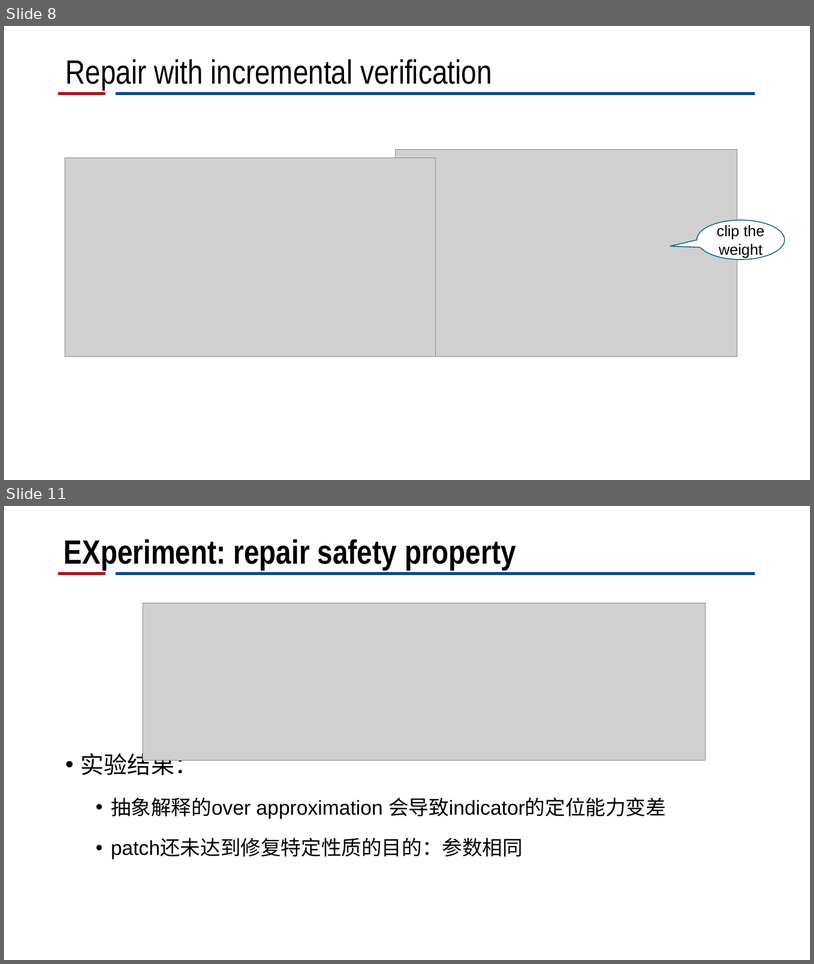
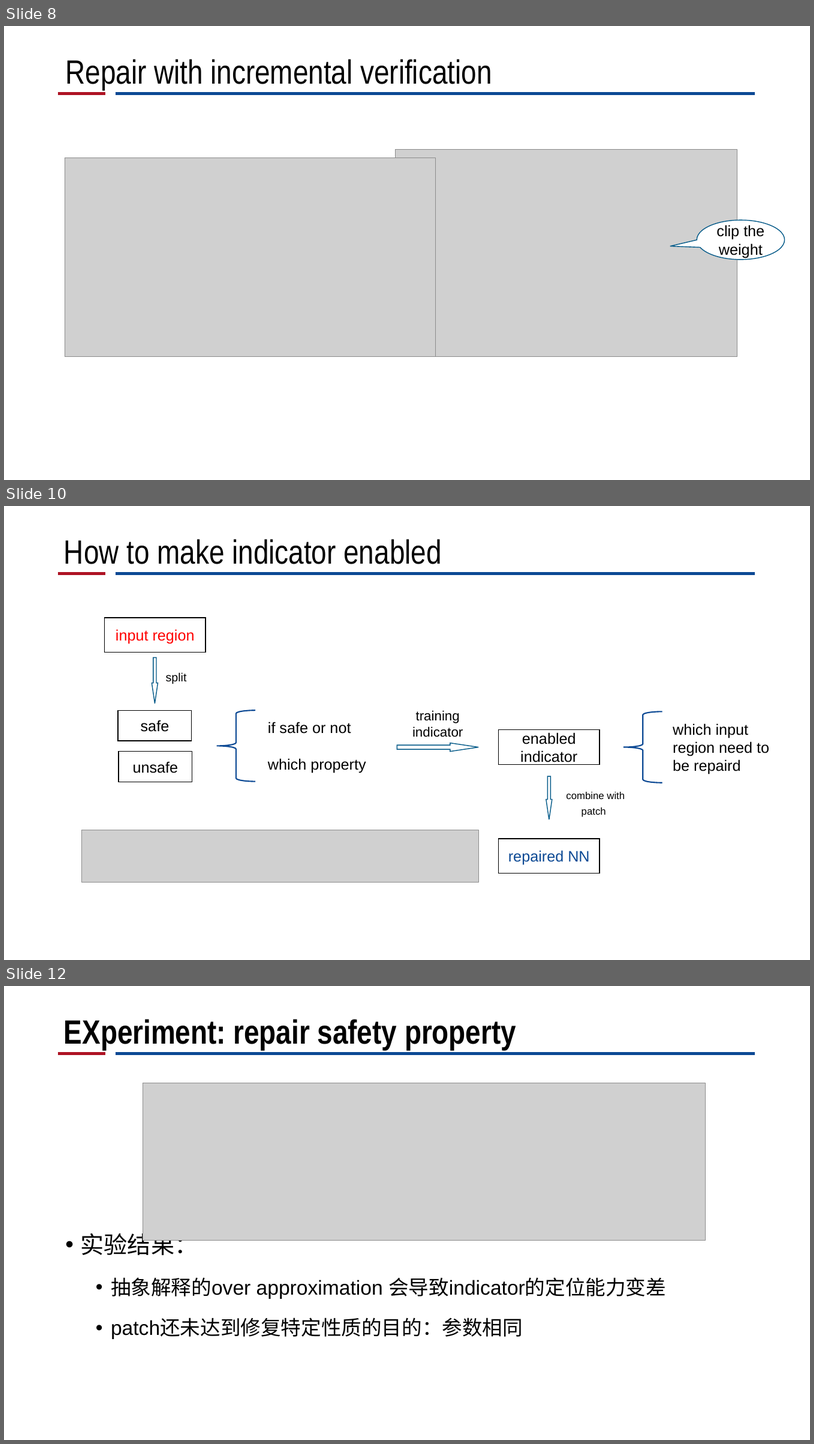
Before and after one commit to CRhapsody/Presentation_Slides, a slide deck: 神经网络修复工作进展.pptx. Shown one above the other, each under a label of ours: slides 8 and 11 before the commit, slides 8, 10 and 12 after it; the slides between them are not shown. The pictures are 814x964 and 814x1444 pixels, drawn with LibreOffice and Linux fonts; fonts in the diff are those of the drawing; grey boxes stand for pictures; background and template pictures are left out. Boxes give left, top, right and bottom in pixels: in the first picture for what was removed or moved away, otherwise in the second. Text is boxed around its words. In the diff, an @@ line names an element or a change of style, - is before the commit and + after.

```diff
--- a/神经网络修复工作进展.pptx
+++ b/神经网络修复工作进展.pptx
@@ slide 10 added at [4, 506, 810, 960], background #FFFFFF; not listed: 2 template elements that a slide beside it also shows @@
@@ title added at [64, 539, 441, 564], 40 pt, text #000000 @@
+How to make indicator enabled
@@ rectangle added at [104, 618, 206, 652], fill #FFFFFF, outline #000000 1 pt, 18 pt, text #FF0000 @@
+input region
@@ right arrow added at [152, 657, 158, 703], fill #FFFFFF, outline #045A88 1 pt @@
@@ text added at [166, 672, 187, 684], 14 pt, text #000000 @@
+split
@@ rectangle added at [119, 711, 192, 741], fill #FFFFFF, outline #000000 1 pt, 18 pt, text #000000 @@
+safe
@@ left brace added at [217, 711, 255, 781], outline #0C4994 1.5 pt @@
@@ text added at [268, 721, 366, 772], 18 pt, text #000000 @@
+if safe or not
+which property
@@ text added at [413, 710, 463, 737], 16 pt, text #000000 @@
+training indicator
@@ left brace added at [624, 712, 663, 783], outline #0C4994 1.5 pt @@
@@ rectangle added at [499, 730, 600, 765], fill #FFFFFF, outline #000000 1 pt, 18 pt, text #000000 @@
+enabled indicator
@@ text added at [673, 723, 770, 774], 18 pt, text #000000 @@
+which input region need to be repaird
@@ rectangle added at [119, 751, 193, 781], fill #FFFFFF, outline #000000 1 pt, 18 pt, text #000000 @@
+unsafe
@@ right arrow added at [397, 742, 479, 751], fill #FFFFFF, outline #045A88 1 pt @@
@@ right arrow added at [546, 776, 552, 819], fill #FFFFFF, outline #045A88 1 pt @@
@@ text added at [566, 792, 625, 817], 12 pt, text #000000 @@
+combine with patch
@@ picture added at [82, 829, 479, 882] @@
@@ rectangle added at [499, 839, 600, 873], fill #FFFFFF, outline #000000 1 pt, 18 pt, text #0C4994 @@
+repaired NN
@@ what was slide 11 is now slide 12 @@
```
Also in this commit, not shown: 2 slides changed.
